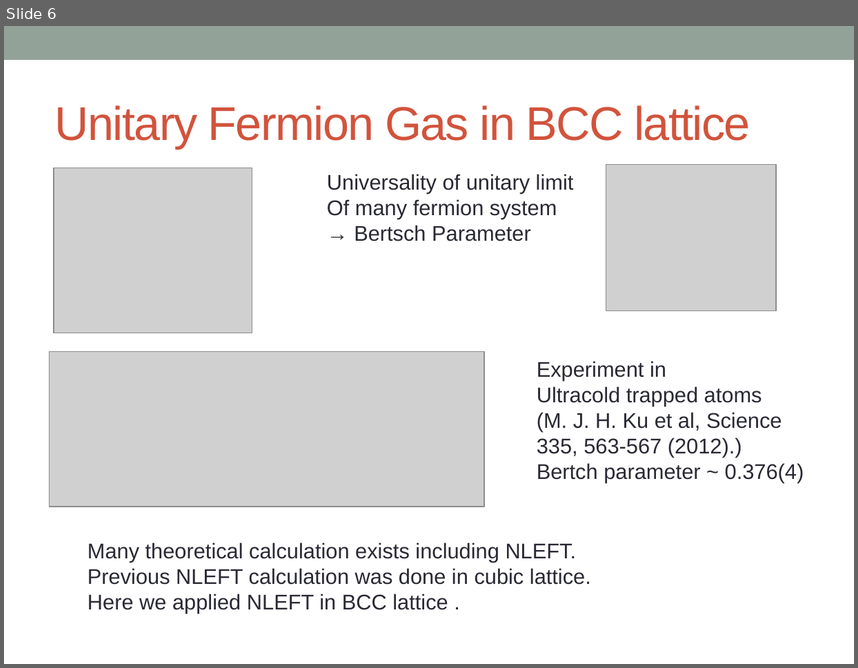
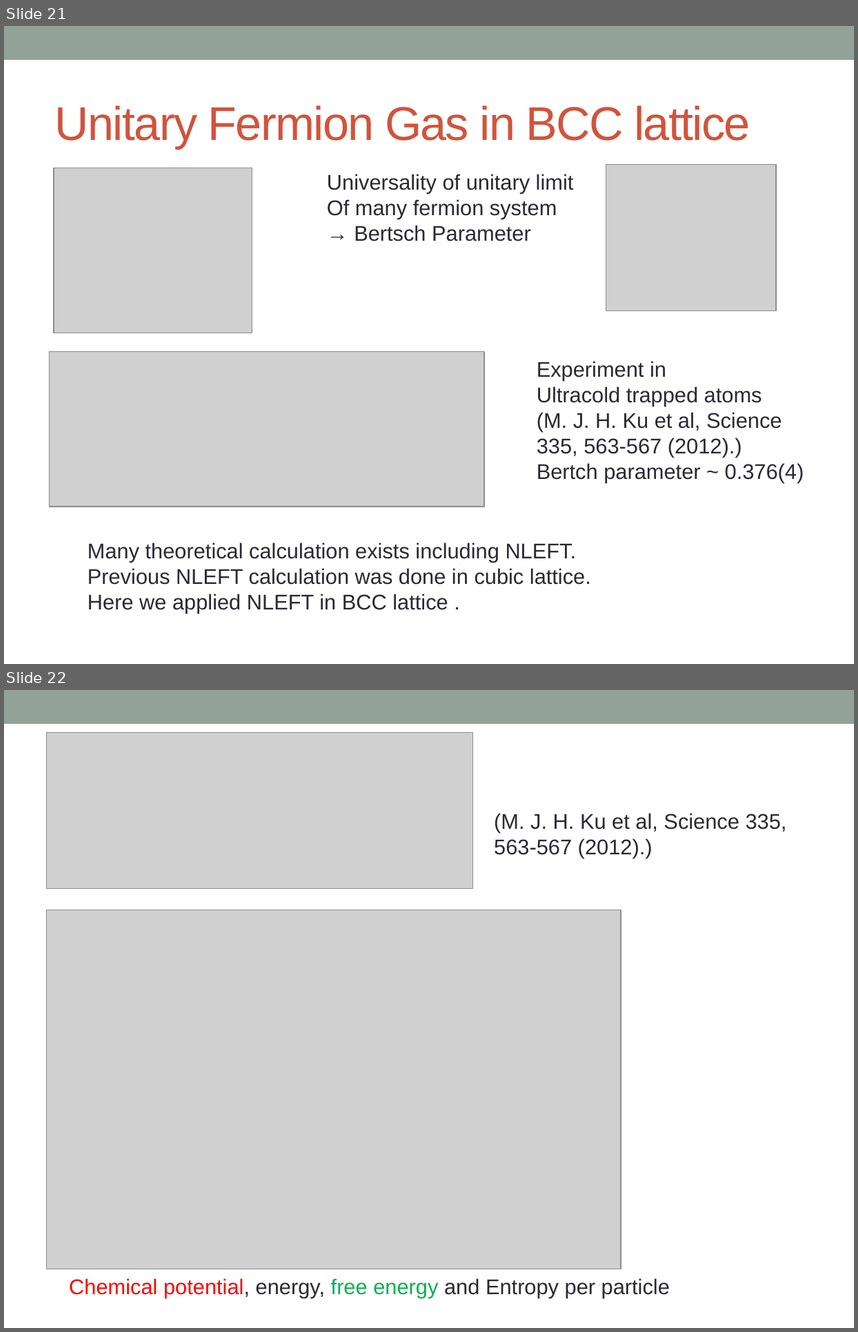
Before and after one commit to alphacentaury-github/NPSS2020, a slide deck: 20211002_BCC_OMEG.pptx. Shown one above the other, each under a label of ours: slide 6 before the commit, slides 21 and 22 after it. The pictures are 858x668 and 858x1332 pixels, drawn with LibreOffice and Linux fonts; fonts in the diff are those of the drawing; grey boxes stand for pictures. Boxes give left, top, right and bottom in pixels: in the first picture for what was removed or moved away, otherwise in the second. Text is boxed around its words. In the diff, an @@ line names an element or a change of style, - is before the commit and + after.

```diff
--- a/20211002_BCC_OMEG.pptx
+++ b/20211002_BCC_OMEG.pptx
@@ slide 22 added at [4, 690, 854, 1328], background #FFFFFF; not listed: 1 template element that a slide beside it also shows @@
@@ picture added at [47, 733, 473, 888] @@
@@ text added at [494, 813, 787, 858], 18 pt, text #292934 @@
+(M. J. H. Ku et al, Science 335, 563-567 (2012).)
@@ picture added at [47, 909, 621, 1268] @@
@@ text added at [69, 1278, 670, 1298], 18 pt, text #292934 @@
+Chemical potential, energy, free energy and Entropy per particle
@@ what was slide 6 is now slide 21 @@
```
Also in this commit, not shown: 6 slides changed, 18 other slides added, 5 slides removed.
